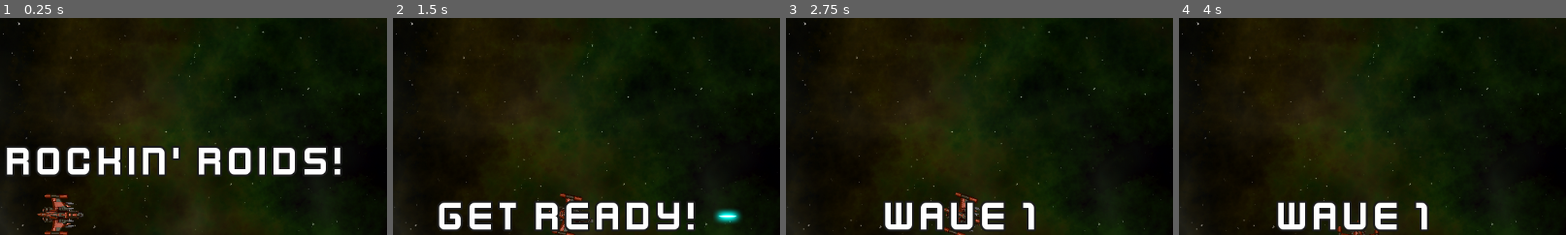
Above: before the commit, frames 1-4 (left to right).
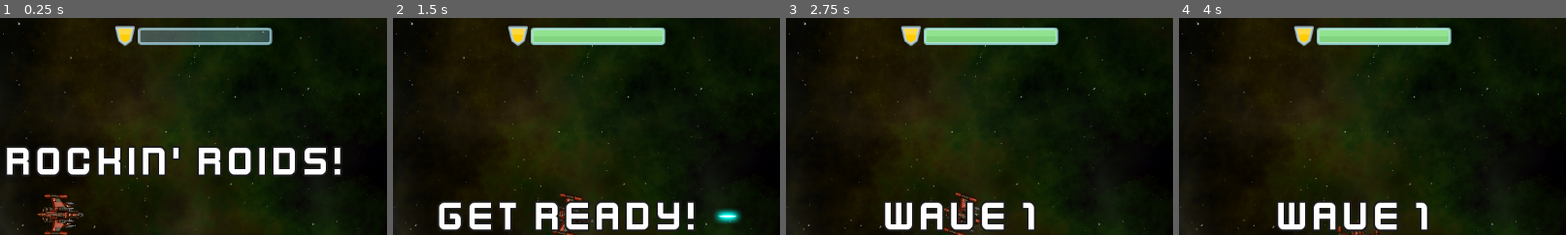
Above: after the commit, the same moments.

Repository: Nordtwig/rockin-roids
Game: Godot game, scene res://main/main.tscn
Two runs of this game, one before a commit and one after it. Both use one fixed random seed, a clock stepped at 60 frames per second and the inputs below.
Inputs (mouse positions are % of the whole screen's width and height, from its top left):
- Up to frame 1 (0.25 s): no input
- Up to frame 2 (1.5 s): click (50, 63) at 0.5 s; tap Enter at 1.25 s; hold D (rotate_right) from 1.28 s (still down); hold Space (shoot) from 1.28 s (still down)
- Up to frame 3 (2.75 s): release D (rotate_right) at 2.03 s; release Space (shoot) at 2.03 s; hold A (rotate_left) from 2.03 s (still down); tap Space (shoot) at 2.1 s
- Up to frame 4 (4 s): release A (rotate_left) at 2.78 s; hold D (rotate_right) 2.78-3.53 s; hold Space (shoot) 2.78-3.53 s; hold W (thrust) from 3.53 s (still down); tap Space (shoot) at 3.6 s
The pictures show only the part of the screen within x 27-77%, y 4-54%; the shares and areas given below are measured in that part.

The runs differ from the first frame. In frame 1, 3.2% of the frame differs, in the area x 29-71%, y 3-13%; in frame 2, 3.2%; in frame 3, 3.2%; in frame 4, 3.2%.

Commit message:
add shield bar to hud

Diff:
--- a/main/main.gd
+++ b/main/main.gd
@@ -2,6 +2,7 @@
 
 signal player_lives_changed(value)
 signal player_dead()
+signal player_shield_changed
 
 @export var rock_scene: PackedScene
 @export var enemy_scene: PackedScene
@@ -17,6 +18,7 @@
     $HUD.start_game.connect(on_hud_start_game)
     $Player.lives_changed.connect(on_player_lives_changed)
     $Player.dead.connect(on_player_dead)
+    $Player.shield_changed.connect(on_player_shield_changed)
     $EnemyTimer.timeout.connect(on_enemy_timer_timeout)
 
 
@@ -96,6 +98,10 @@
     player_dead.emit()
 
 
+func on_player_shield_changed(value: float) -> void:
+    player_shield_changed.emit(value)
+
+
 func on_enemy_timer_timeout() -> void:
     var enemy_instance = enemy_scene.instantiate()
     add_child(enemy_instance)
--- a/ui/hud.gd
+++ b/ui/hud.gd
@@ -3,16 +3,23 @@
 signal start_game
 
 @onready var lives_counter: Array[Node] = $MarginContainer/HBoxContainer/LivesCounter.get_children()
+@onready var shield_bar: TextureProgressBar = $MarginContainer/HBoxContainer/ShieldBar
 @onready var score_label: Label = $MarginContainer/HBoxContainer/ScoreLabel
 @onready var message_label: Label = $VBoxContainer/MessageLabel
 @onready var start_button: TextureButton = $VBoxContainer/StartButton
 
+var bar_textures: Dictionary = {
+    "green": preload("res://assets/bar_green_200.png"),
+    "yellow": preload("res://assets/bar_yellow_200.png"),
+    "red": preload("res://assets/bar_red_200.png"),
+}
 
 func _ready() -> void:
     $Timer.timeout.connect(on_timer_timeout)
     start_button.pressed.connect(on_start_button_pressed)
     get_parent().player_lives_changed.connect(on_main_player_lives_changed)
     get_parent().player_dead.connect(on_main_player_dead)
+    get_parent().player_shield_changed.connect(on_main_player_shield_changed)
 
 
 func show_message(text: String) -> void:
@@ -28,6 +35,16 @@
 func update_lives_counter(value: int) -> void:
     for item in 3:
         lives_counter[item].visible = value > item
+
+
+func update_shield(value: float) -> void:
+    shield_bar.texture_progress = bar_textures["green"]
+    if value < 0.4:
+        shield_bar.texture_progress = bar_textures["red"]
+    elif value < 0.7:
+        shield_bar.texture_progress = bar_textures["yellow"]
+    shield_bar.value = value
+
 
 
 func game_over() -> void:
@@ -52,3 +69,7 @@
 
 func on_main_player_dead() -> void:
     game_over()
+
+
+func on_main_player_shield_changed(value: float) -> void:
+    update_shield(value)
--- a/ui/hud.tscn
+++ b/ui/hud.tscn
@@ -1,10 +1,13 @@
-[gd_scene load_steps=8 format=3 uid="uid://bkitkimoesb6a"]
+[gd_scene load_steps=11 format=3 uid="uid://bkitkimoesb6a"]
 
 [ext_resource type="FontFile" uid="uid://bgtbb5crxh7k" path="res://assets/kenvector_future_thin.ttf" id="1_24gkn"]
 [ext_resource type="Script" path="res://ui/hud.gd" id="1_ew65c"]
 [ext_resource type="Texture2D" uid="uid://d0d4x255qkskg" path="res://assets/player_small.png" id="2_wifbb"]
 [ext_resource type="Texture2D" uid="uid://byv1g1eilc6h8" path="res://assets/play_button.png" id="3_d72j1"]
+[ext_resource type="Texture2D" uid="uid://c3cfxb73s471x" path="res://assets/shield_gold.png" id="3_kpodw"]
 [ext_resource type="Texture2D" uid="uid://b7pquxkba8ofm" path="res://assets/play_button_h.png" id="4_n5edm"]
+[ext_resource type="Texture2D" uid="uid://b1moegin81i4g" path="res://assets/bar_glass_200.png" id="4_rwa42"]
+[ext_resource type="Texture2D" uid="uid://sx0uhkfss6tw" path="res://assets/bar_green_200.png" id="5_aacj8"]
 
 [sub_resource type="LabelSettings" id="LabelSettings_0lnwb"]
 font = ExtResource("1_24gkn")
@@ -42,6 +45,22 @@
 size_flags_horizontal = 3
 text = "0"
 label_settings = SubResource("LabelSettings_0lnwb")
+
+[node name="TextureRect" type="TextureRect" parent="MarginContainer/HBoxContainer"]
+layout_mode = 2
+texture = ExtResource("3_kpodw")
+stretch_mode = 3
+flip_h = true
+
+[node name="ShieldBar" type="TextureProgressBar" parent="MarginContainer/HBoxContainer"]
+layout_mode = 2
+size_flags_horizontal = 3
+size_flags_vertical = 4
+max_value = 1.0
+step = 0.01
+value = 0.75
+texture_over = ExtResource("4_rwa42")
+texture_progress = ExtResource("5_aacj8")
 
 [node name="LivesCounter" type="HBoxContainer" parent="MarginContainer/HBoxContainer"]
 layout_mode = 2
